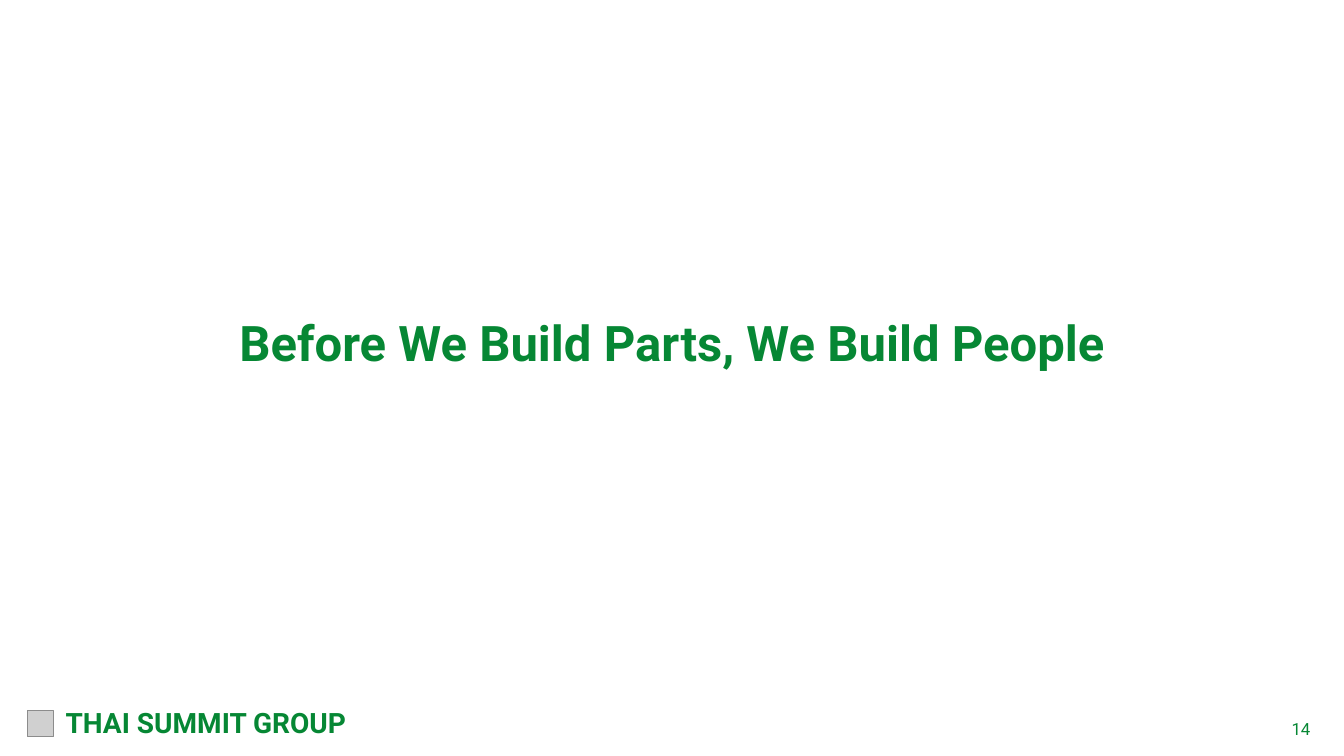
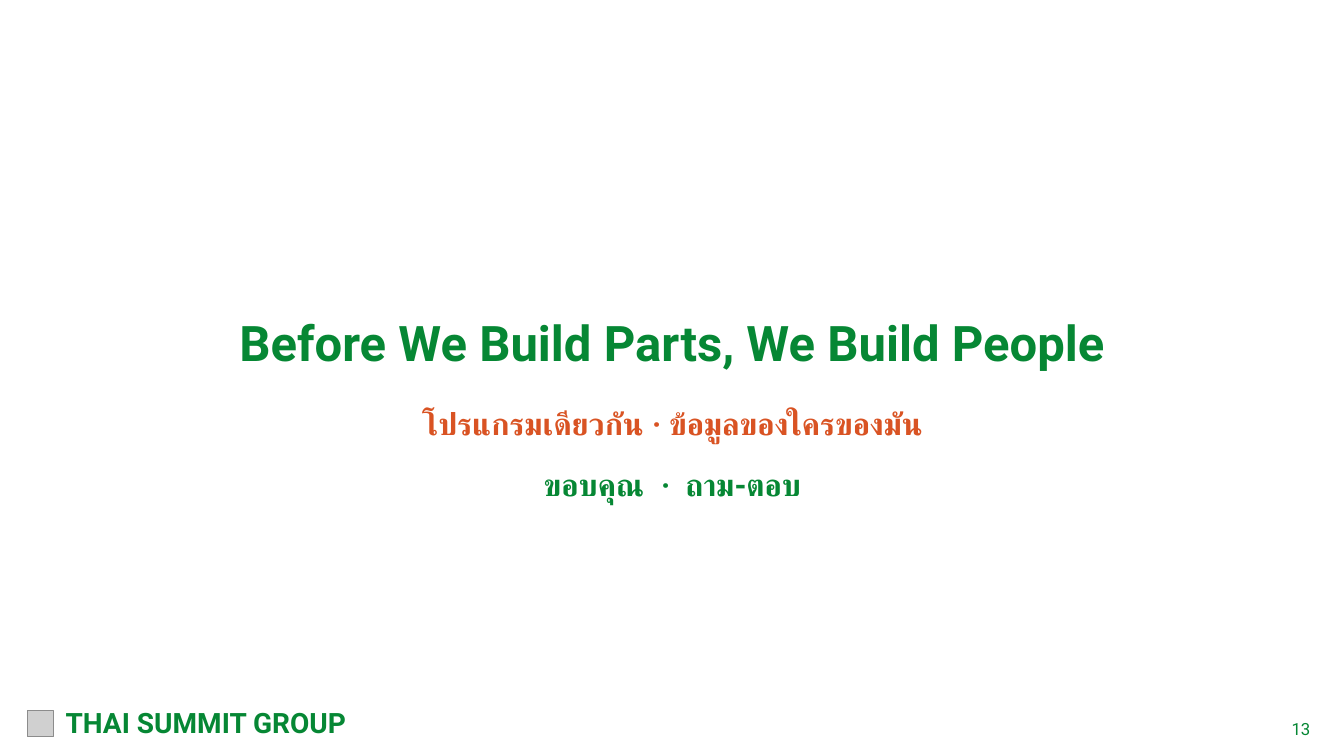
Before and after one commit to tsat4pd3-sketch/4Mmanagement, a slide deck: slide 13 of docs/meetings/ESM_New_Factory_Deploy_Checklist_2026-10-28.pptx (slide 14 before the commit). Drawn at 1344x756 pixels with LibreOffice and Linux fonts; fonts in the diff are those of the drawing; grey boxes stand for pictures. Boxes give left, top, right and bottom in pixels: in the first picture for what was removed or moved away, otherwise in the second. Text is boxed around its words. In the diff, an @@ line names an element or a change of style, - is before the commit and + after.

```diff
--- a/docs/meetings/ESM_New_Factory_Deploy_Checklist_2026-10-28.pptx
+++ b/docs/meetings/ESM_New_Factory_Deploy_Checklist_2026-10-28.pptx
@@ text added at (422,411,923,444), 22 pt, text #D95323, bold @@
+โปรแกรมเดียวกัน · ข้อมูลของใครของมัน
@@ text added at (544,479,801,504), 22 pt, text #068734, bold @@
+ขอบคุณ · ถาม-ตอบ
@@ text at (1292,723,1311,735): text changed @@
-14
+13
```
Also in this commit, not shown: 4 other slides changed, 8 slides added, 9 slides removed, 5 other files.
